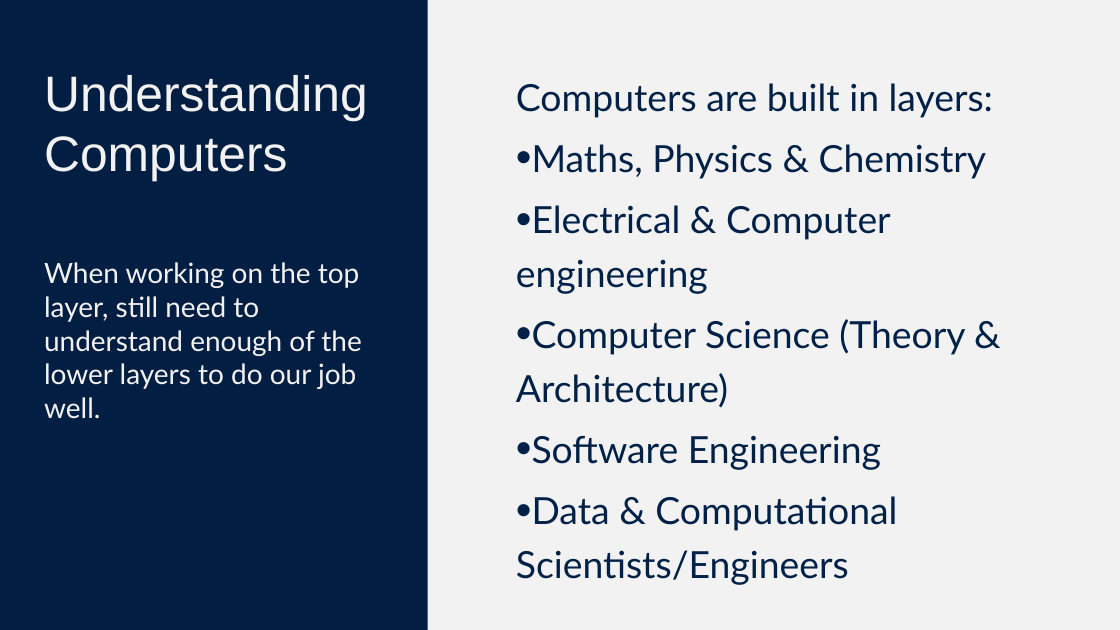
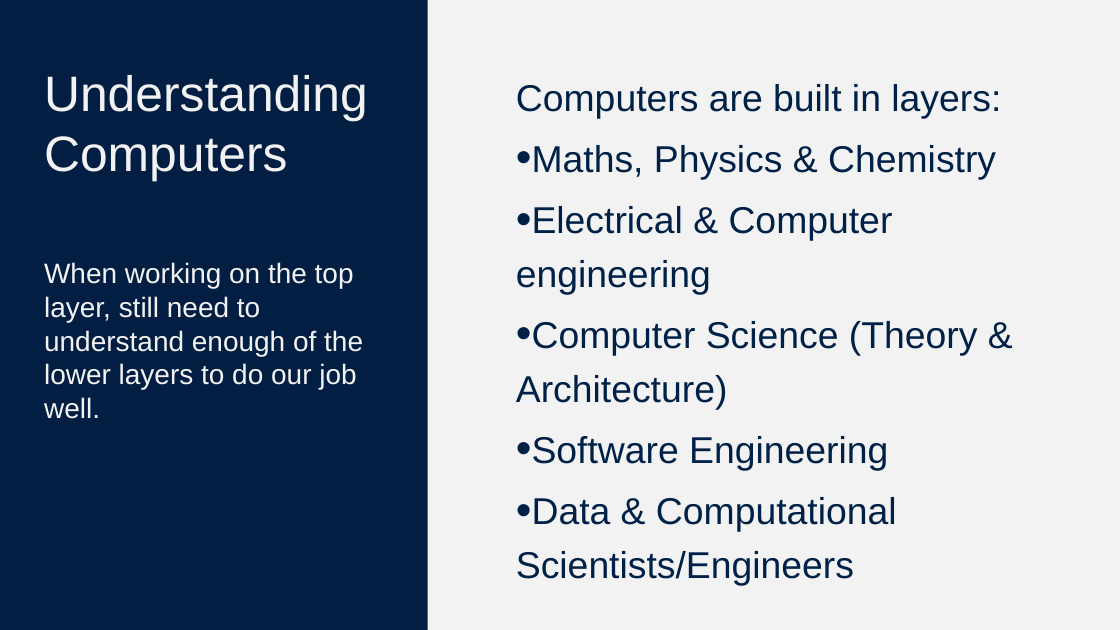
Before and after one commit to ChenZijiSubset/coding_class, a slide deck: slide 4 of Lecture0IntroCS.pptx. Drawn at 1120x630 pixels with LibreOffice and Linux fonts; fonts in the diff are those of the drawing. Boxes give left, top, right and bottom in pixels: in the first picture for what was removed or moved away, otherwise in the second. Text is boxed around its words. In the diff, an @@ line names an element or a change of style, - is before the commit and + after.

```diff
--- a/Lecture0IntroCS.pptx
+++ b/Lecture0IntroCS.pptx
@@ title "Understanding Computers When working on ..." at <box>0,0,428,629</box>: font Lato to Arial in "When working on the top layer, still ..." @@
@@ text "Computers are built in layers:" at <box>516,84,1001,585</box>: font Lato to Arial @@
```
Also in this commit, not shown: 2 other slides changed, 16 slides added, 1 other file.
